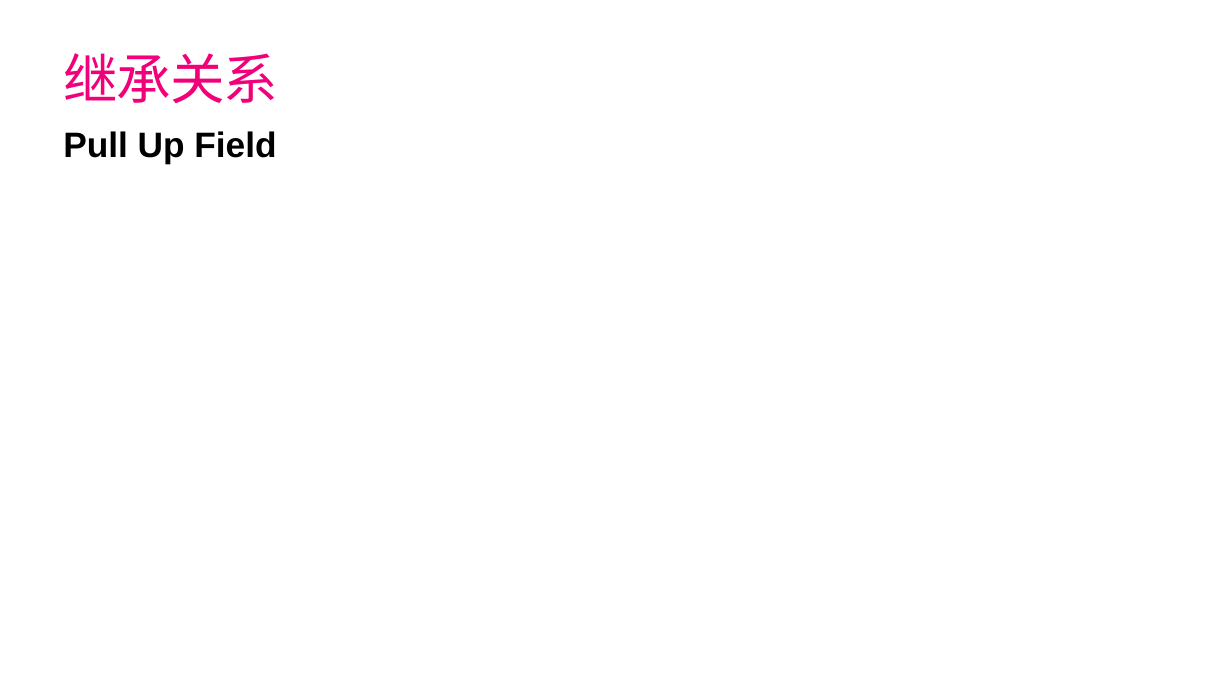
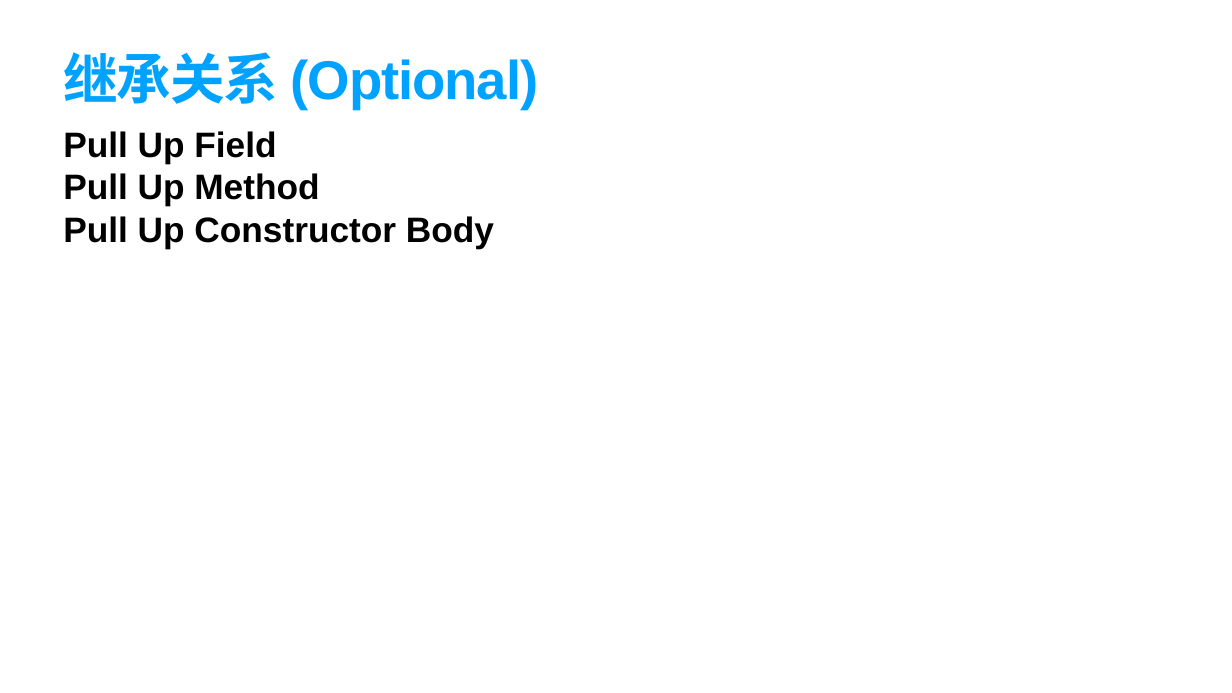
Before and after one commit to YingVickyCao/YingVickyCao.github.io, a slide deck: slide 52 of books/Refactoring/session/Refactoring_2.pptx (slide 61 before the commit). Drawn at 1232x693 pixels with LibreOffice and Linux fonts; fonts in the diff are those of the drawing. Boxes give left, top, right and bottom in pixels: in the first picture for what was removed or moved away, otherwise in the second. Text is boxed around its words. In the diff, an @@ line names an element or a change of style, - is before the commit and + after.

```diff
--- a/books/Refactoring/session/Refactoring_2.pptx
+++ b/books/Refactoring/session/Refactoring_2.pptx
@@ title at [64,52,539,109]: text changed; text colour #F10079 to #00A2FF; bold on @@
-继承关系
+继承关系 (Optional)
@@ text at [63,173,494,248]: paragraphs added @@
+Pull Up Method
+Pull Up Constructor Body
```
Also in this commit, not shown: 54 other slides changed, 1 slide added, 14 slides removed, 2 other files.
